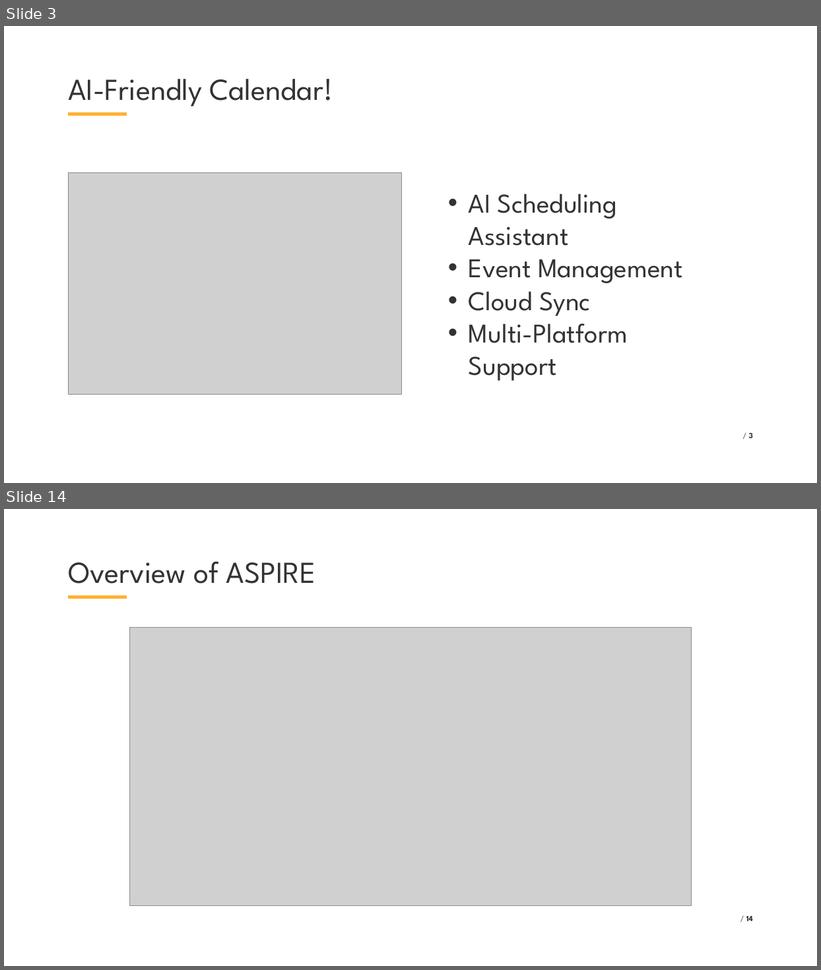
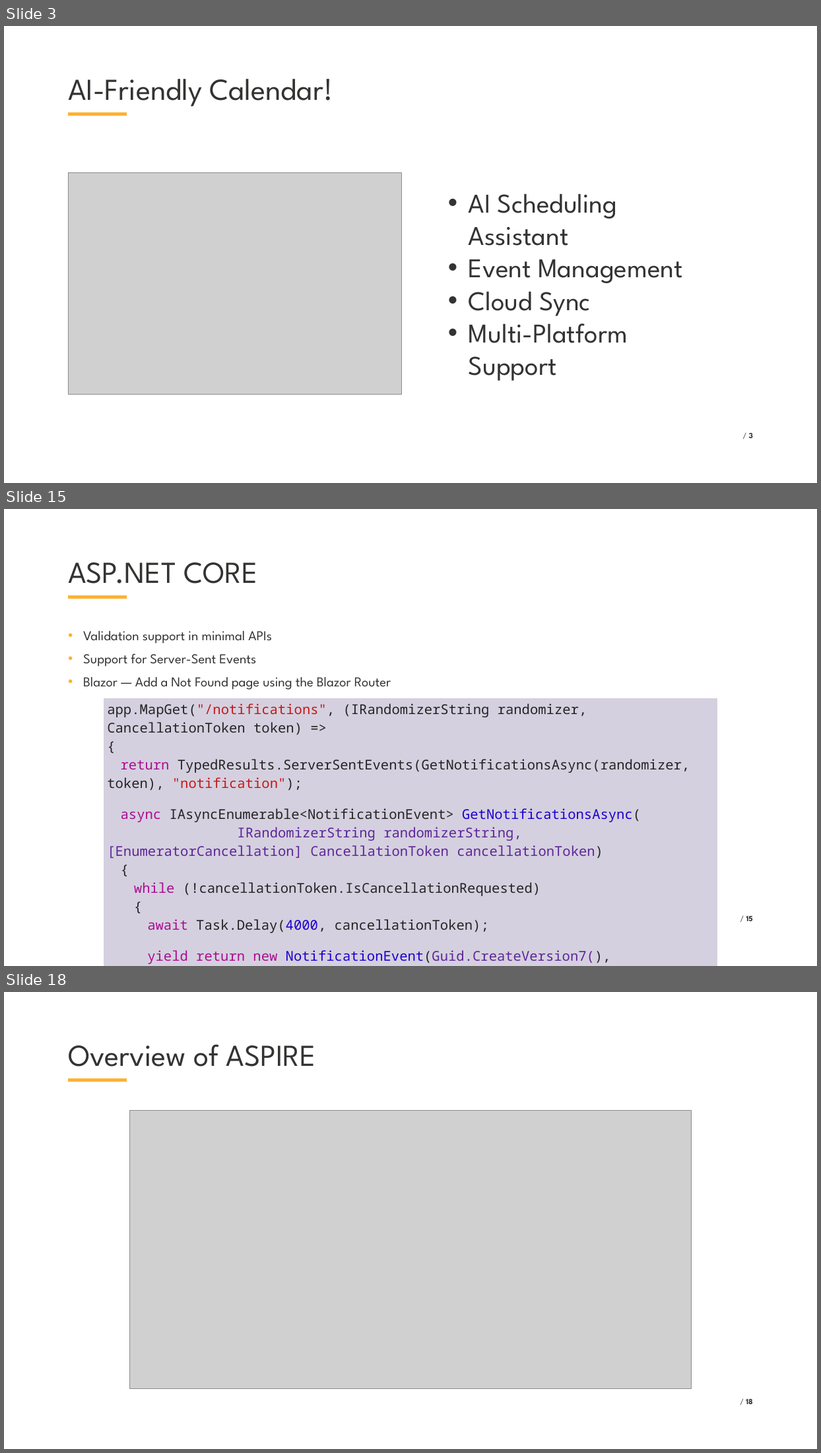
Before and after one commit to VladislavAntonyuk/AICalendar, a slide deck: .NET Conf 2025 - Ukraine (Eng).pptx. Shown one above the other, each under a label of ours: slides 3 and 14 before the commit, slides 3, 15 and 18 after it; the slides between them are not shown. The pictures are 821x970 and 821x1453 pixels, drawn with LibreOffice and Linux fonts; fonts in the diff are those of the drawing; grey boxes stand for pictures; background and template pictures are left out. Boxes give left, top, right and bottom in pixels: in the first picture for what was removed or moved away, otherwise in the second. Text is boxed around its words. In the diff, an @@ line names an element or a change of style, - is before the commit and + after.

```diff
--- a/.NET Conf 2025 - Ukraine (Eng).pptx
+++ b/.NET Conf 2025 - Ukraine (Eng).pptx
@@ slide 15 added at (x1=4, y1=509, x2=817, y2=966), background #FFFFFF; not listed: 1 template element that a slide beside it also shows @@
@@ title added at (x1=68, y1=562, x2=257, y2=584), 54 pt, text #333332 @@
+ASP.NET CORE
@@ text added at (x1=83, y1=631, x2=391, y2=690), 24 pt, text #333332 @@
+• Validation support in minimal APIs
+• Support for Server-Sent Events
+• Blazor — Add a Not Found page using the Blazor Router
@@ table added at (x1=103, y1=698, x2=718, y2=966), 1 rows, 1 columns @@
+app.MapGet("/notifications", (IRandomizerString randomizer, CancellationToken token) => { return TypedResults.ServerSentEvents(GetNotificationsAsync(randomizer, token), "notification"); async IAsyncEnumerable<NotificationEvent> GetNotificationsAsync( / IRandomizerString randomizerString, [EnumeratorCancellation] CancellationToken cancellationToken) { while (!cancellationToken.IsCancellationRequested) { await Task.Delay(4000, cancellationToken); yield return new NotificationEvent(Guid.CreateVersion7(), randomizerString.Generate()); } } });
@@ page number added at (x1=746, y1=916, x2=753, y2=921), 14 pt, text #333332, bold @@
+/ 15
@@ what was slide 14 is now slide 18 @@
@@ page number at (x1=746, y1=1399, x2=753, y2=1404): text changed @@
-/ 14
+/ 18
```
Also in this commit, not shown: 11 slides changed, 11 other slides added, 3 slides removed, 43 other files.
